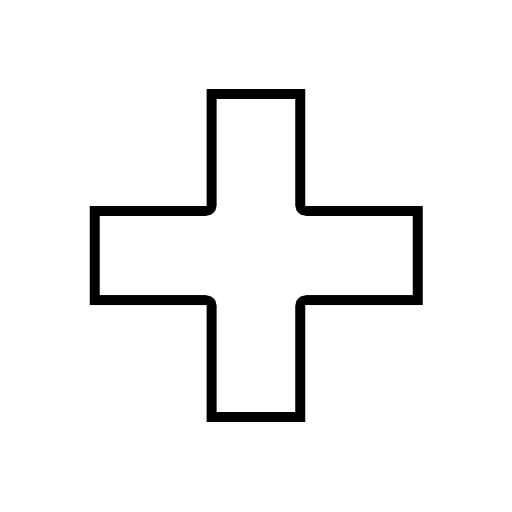
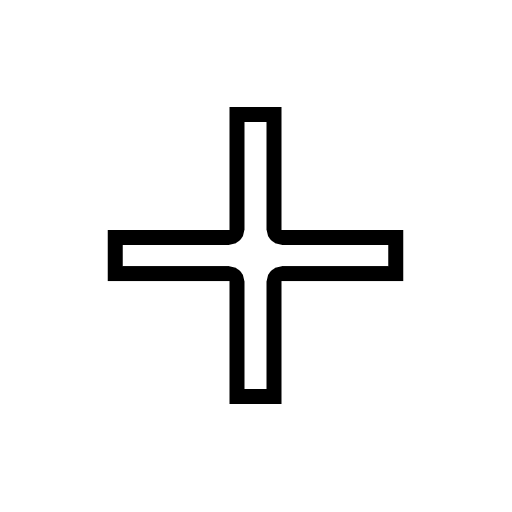
Layer changes from the first 512 x 512 image to the second:
painted on "+" over [89, 89, 423, 422]
